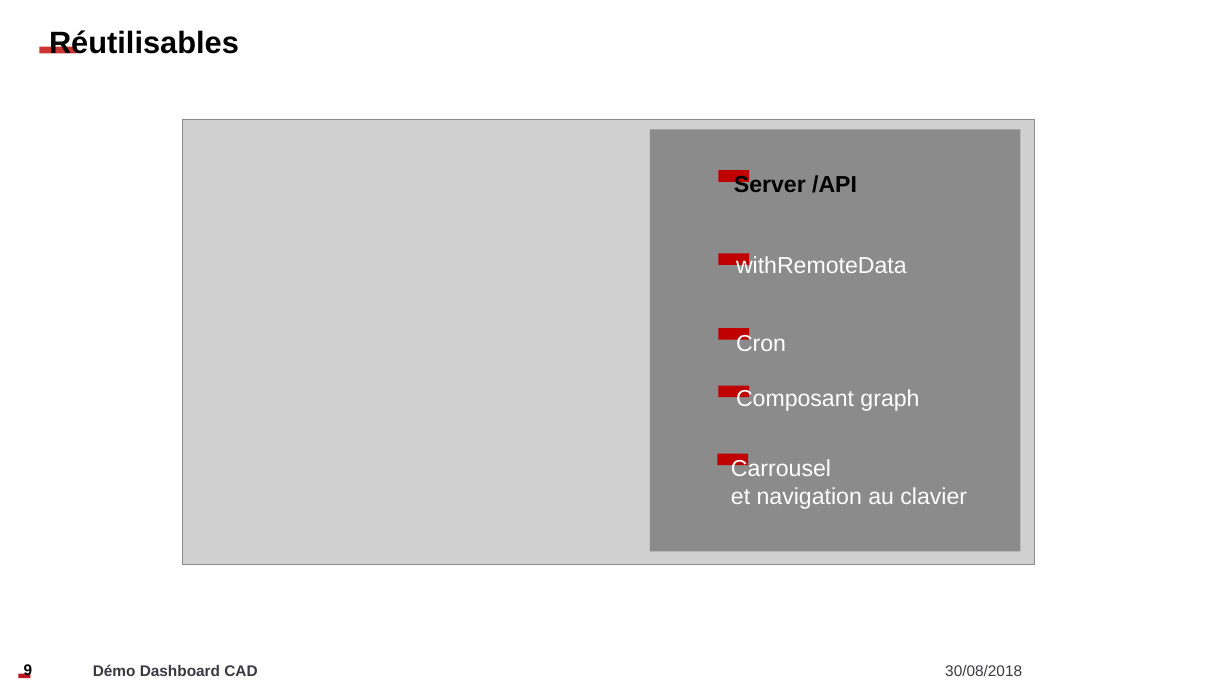
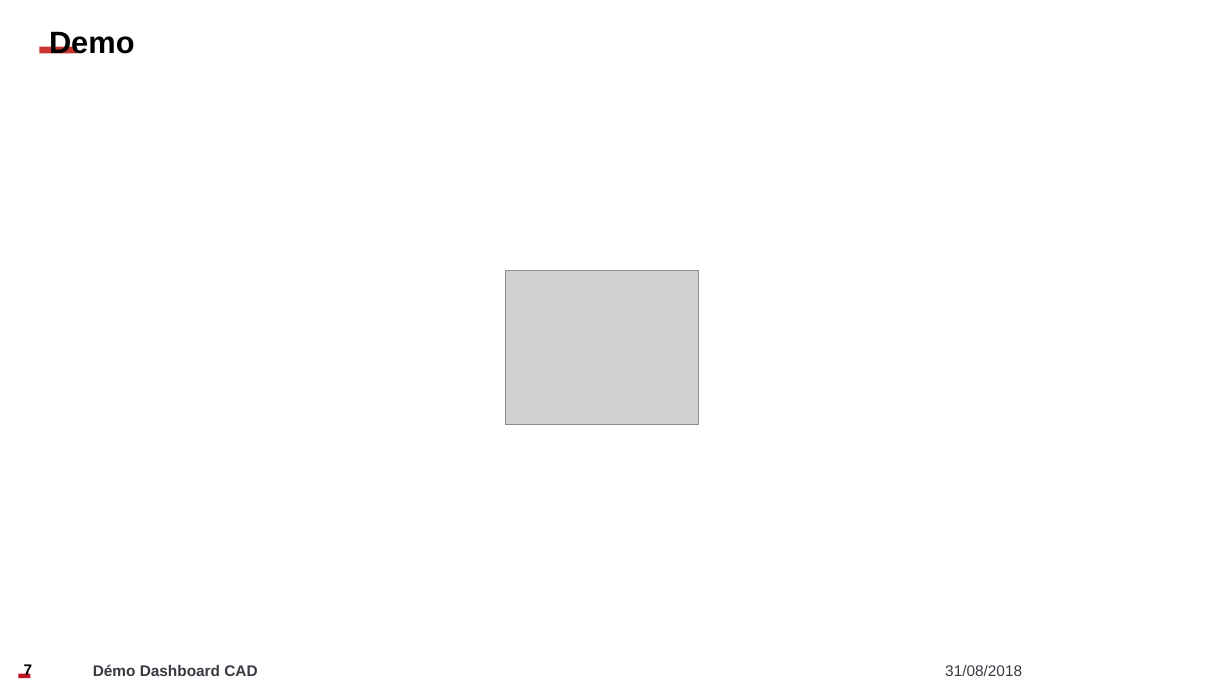
Before and after one commit to Zadrott/rapportStage, a slide deck: slide 7 of Présentation.pptx (slide 9 before the commit). Drawn at 1232x693 pixels with LibreOffice and Linux fonts; fonts in the diff are those of the drawing; grey boxes stand for pictures; background and template pictures are left out. Boxes give left, top, right and bottom in pixels: in the first picture for what was removed or moved away, otherwise in the second. Text is boxed around its words. In the diff, an @@ line names an element or a change of style, - is before the commit and + after.

```diff
--- a/Présentation.pptx
+++ b/Présentation.pptx
@@ text at bbox=[49, 31, 135, 54]: text changed @@
-Réutilisables
+Demo
@@ picture removed at bbox=[183, 119, 1035, 565] @@
@@ rectangle removed at bbox=[650, 129, 1020, 552] @@
@@ rectangle removed at bbox=[718, 170, 749, 182] @@
@@ text removed at bbox=[734, 173, 857, 193] @@
-Server /API
@@ rectangle removed at bbox=[718, 253, 749, 265] @@
@@ text removed at bbox=[736, 255, 907, 273] @@
-withRemoteData
@@ picture added at bbox=[506, 271, 699, 425] @@
@@ rectangle removed at bbox=[718, 328, 749, 340] @@
@@ text removed at bbox=[736, 333, 786, 351] @@
-Cron
@@ rectangle removed at bbox=[718, 385, 749, 397] @@
@@ text removed at bbox=[736, 388, 919, 411] @@
-Composant graph
@@ rectangle removed at bbox=[717, 454, 748, 466] @@
@@ text removed at bbox=[731, 458, 967, 509] @@
-Carrousel
-et navigation au clavier
@@ page number at bbox=[24, 664, 33, 678]: text changed @@
-9
+7
@@ text at bbox=[945, 665, 1022, 676]: text changed @@
-30/08/2018
+31/08/2018
```
Also in this commit, not shown: 5 other slides changed, 1 slide added, 8 slides removed, 4 other files.
